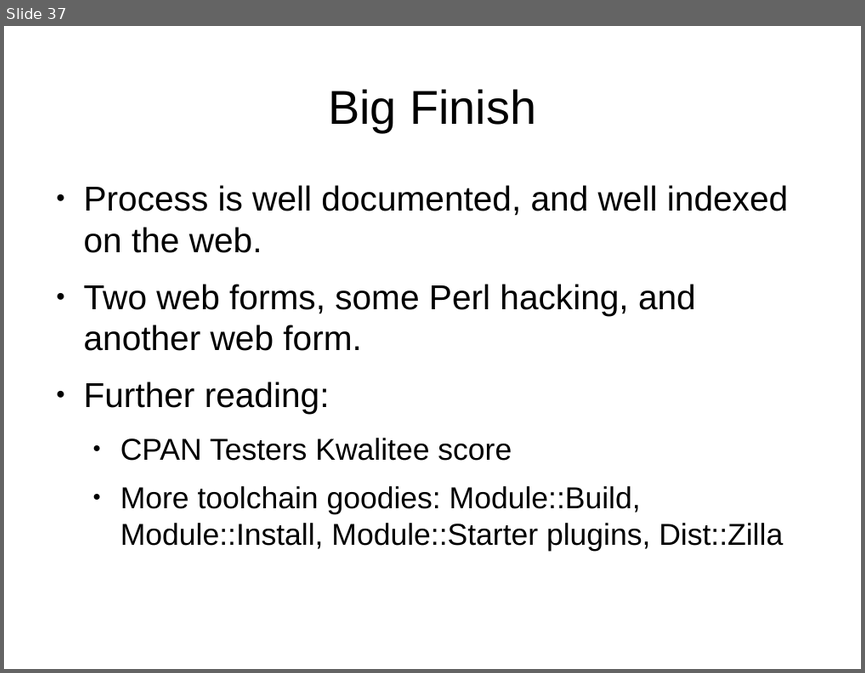
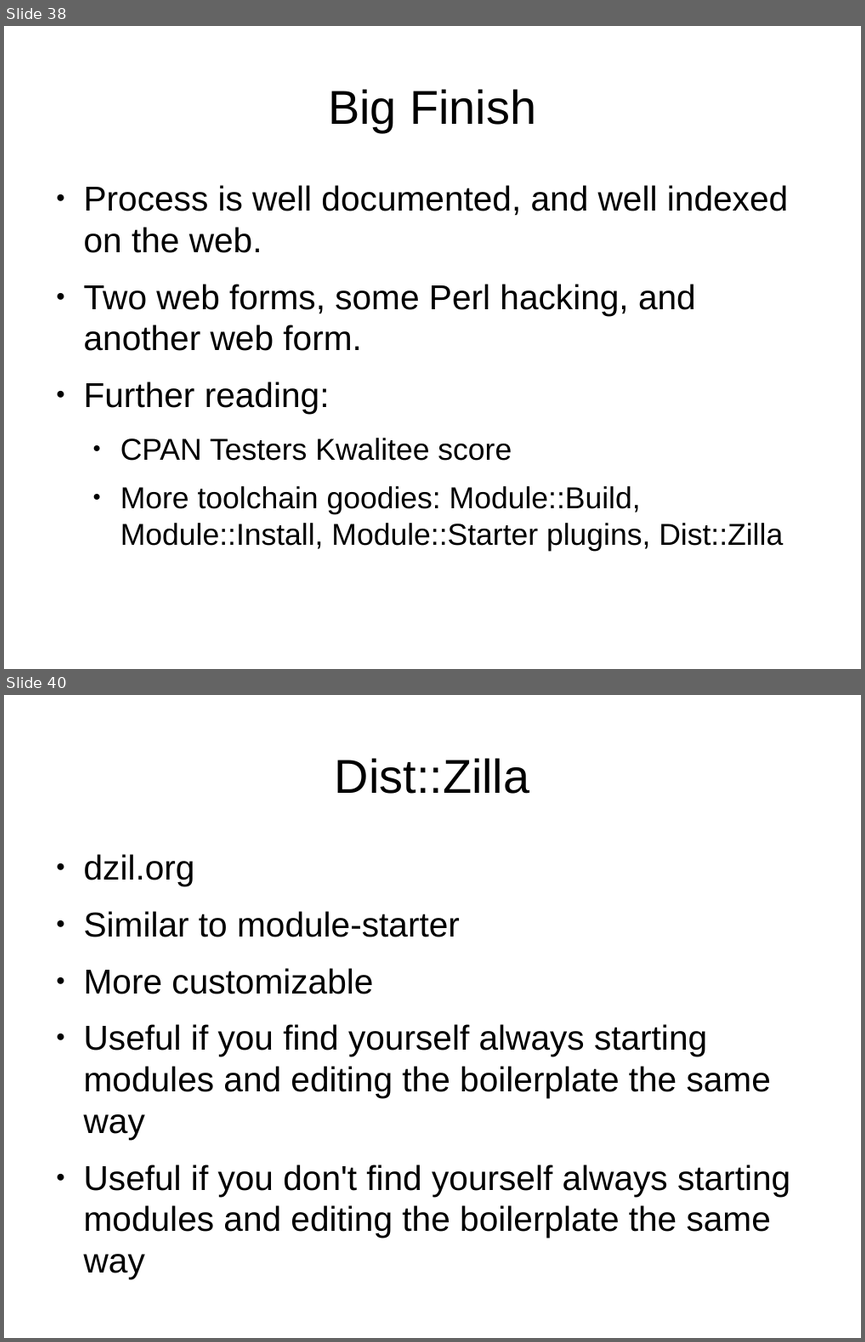
Before and after one commit to genehack/perl-beginner-talks, a slide deck: intro-to-cpan-creating-and-uploading/BeginnersGuideToCreatingAndUploadingCPANModules.odp. Shown one above the other, each under a label of ours: slide 37 before the commit, slides 38 and 40 after it; the slides between them are not shown. The pictures are 865x673 and 865x1342 pixels, drawn with LibreOffice and Linux fonts; fonts in the diff are those of the drawing. Boxes give left, top, right and bottom in pixels: in the first picture for what was removed or moved away, otherwise in the second. Text is boxed around its words. In the diff, an @@ line names an element or a change of style, - is before the commit and + after.

Commit message:
Modified slides on CPAN Testers Took out slides on Requesting Namespace Added slides on versioning and developer releases Added slides on Dist::Zilla other random tweaks

```diff
--- a/intro-to-cpan-creating-and-uploading/BeginnersGuideToCreatingAndUploadingCPANModules.odp
+++ b/intro-to-cpan-creating-and-uploading/BeginnersGuideToCreatingAndUploadingCPANModules.odp
@@ slide 40 added at (4, 695, 861, 1338), background #FFFFFF @@
@@ title added at (335, 758, 529, 794), 44 pt, text #000000 @@
+Dist::Zilla
@@ text added at (84, 854, 790, 1279), 32 pt, text #000000 @@
+● dzil.org
+● Similar to module-starter
+● More customizable
+● Useful if you find yourself always starting modules and editing the boilerplate the same way
+● Useful if you don't find yourself always starting modules and editing the boilerplate the same way
@@ what was slide 37 is now slide 38 @@
```
Also in this commit, not shown: 8 other slides added, 6 slides removed.
